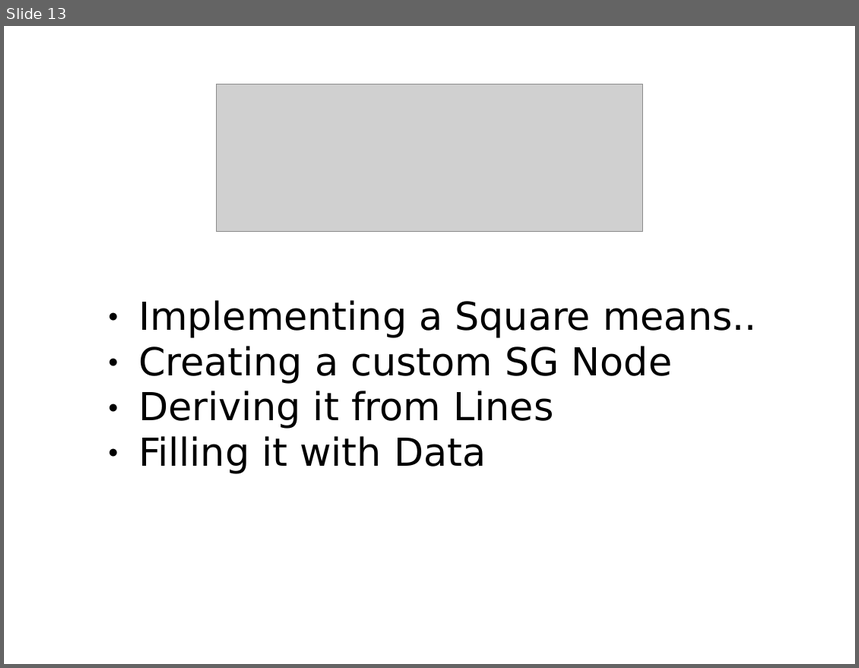
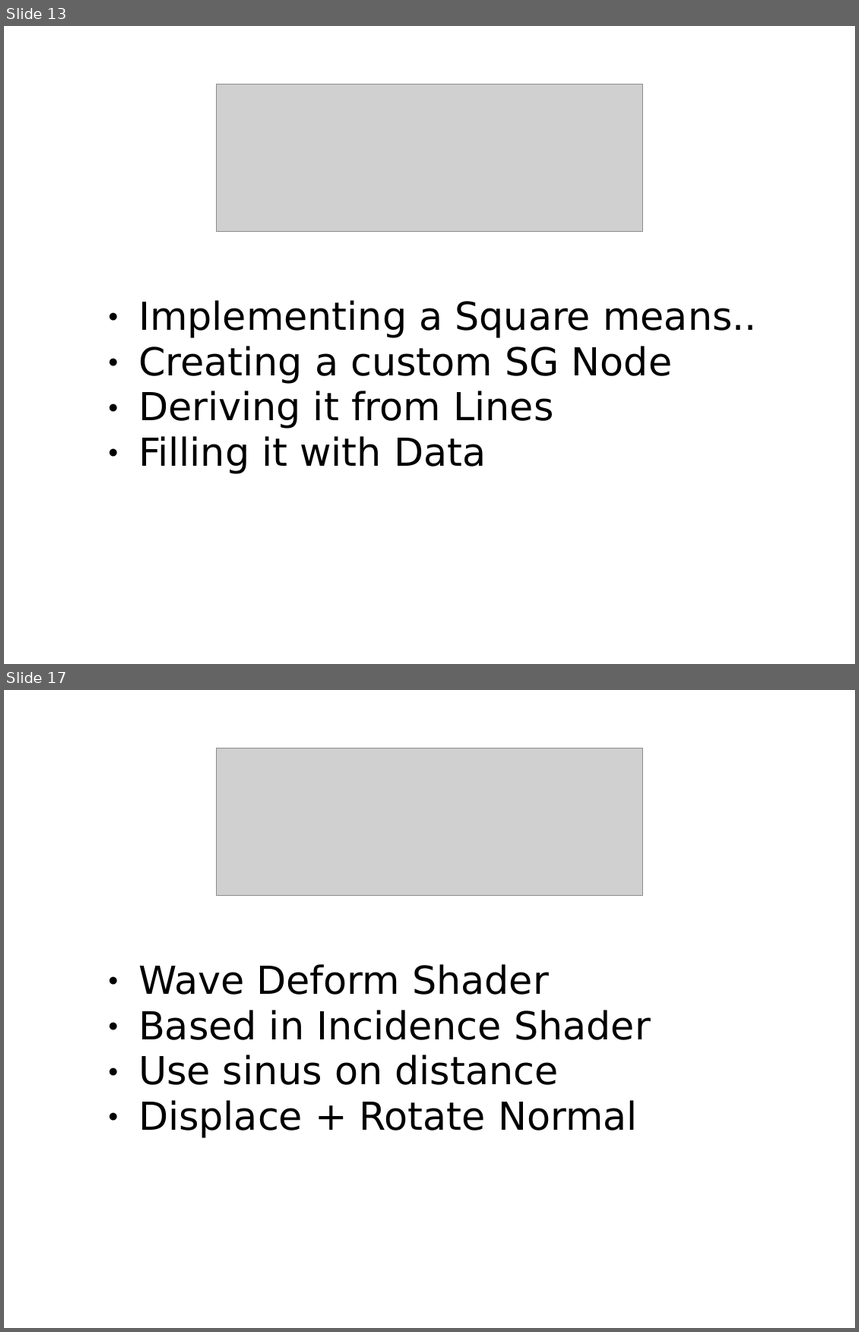
Before and after one commit to Amin4D/JSSceneGraph, a slide deck: Apps/Sample/Tutorials/Presentations/tutorials.ppt. Shown one above the other, each under a label of ours: slide 13 before the commit, slides 13 and 17 after it; the slides between them are not shown. The pictures are 859x668 and 859x1332 pixels, drawn with LibreOffice and Linux fonts; fonts in the diff are those of the drawing; grey boxes stand for pictures. Boxes give left, top, right and bottom in pixels: in the first picture for what was removed or moved away, otherwise in the second. Text is boxed around its words. In the diff, an @@ line names an element or a change of style, - is before the commit and + after.

```diff
--- a/Apps/Sample/Tutorials/Presentations/tutorials.ppt
+++ b/Apps/Sample/Tutorials/Presentations/tutorials.ppt
@@ slide 17 added at (x1=4, y1=690, x2=855, y2=1328), background #FFFFFF @@
@@ picture added at (x1=216, y1=748, x2=643, y2=895) @@
@@ text added at (x1=139, y1=964, x2=651, y2=1138), 36 pt, text #000000 @@
+● Wave Deform Shader
+● Based in Incidence Shader
+● Use sinus on distance
+● Displace + Rotate Normal
```
Also in this commit, not shown: 2 other slides added, 8 other files.
